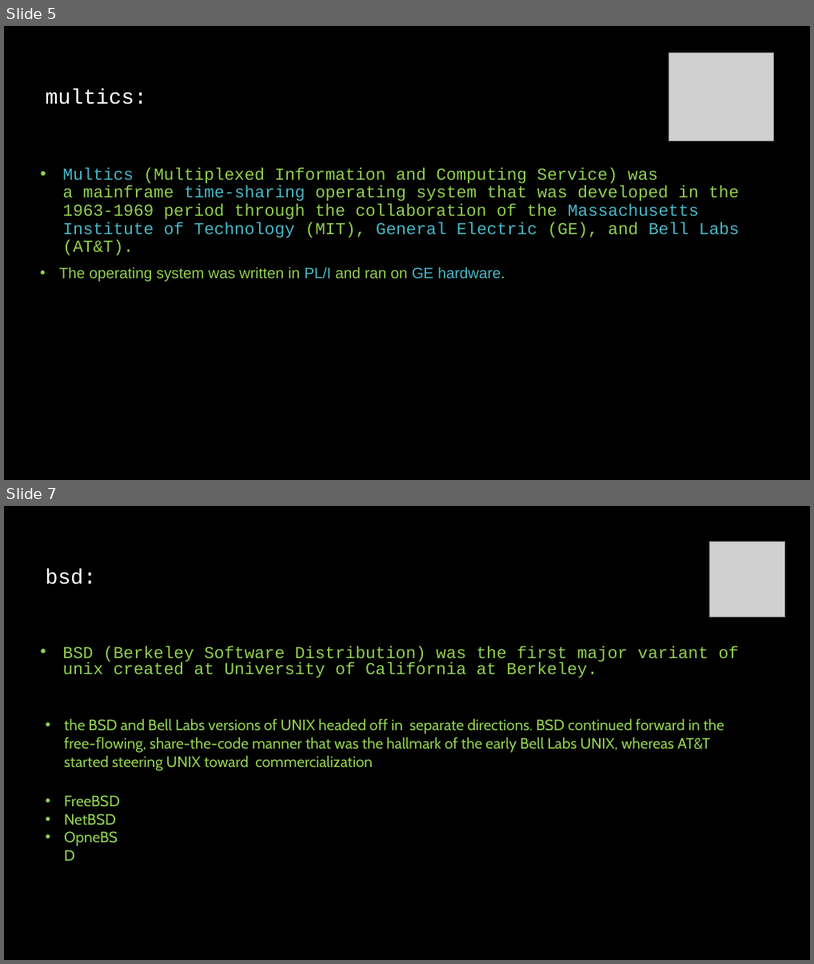
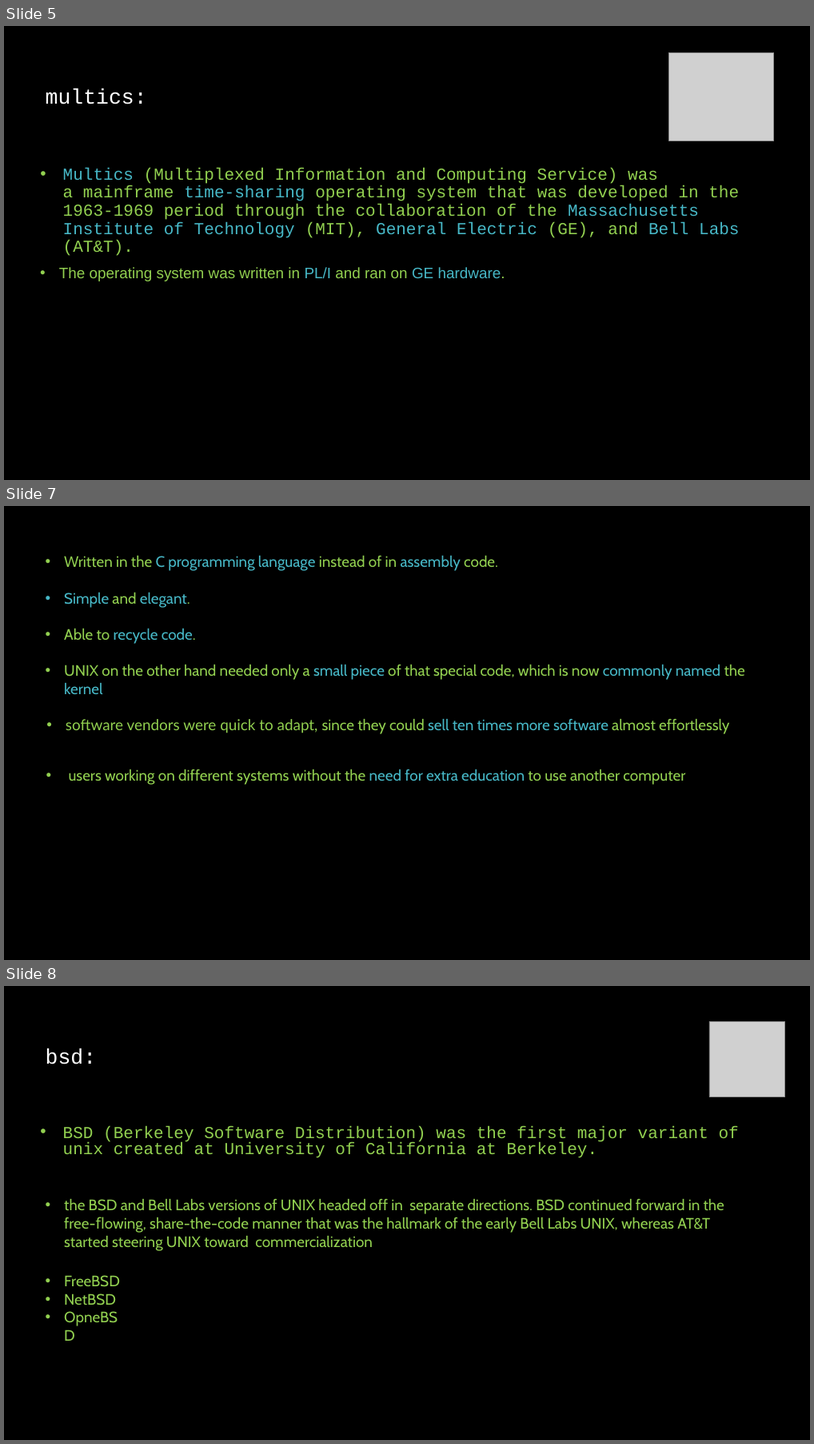
Before and after one commit to linuxfestival/introduction-to-linux-resources, a slide deck: amirkabir_linux_festival.pptx. Shown one above the other, each under a label of ours: slides 5 and 7 before the commit, slides 5, 7 and 8 after it; the slides between them are not shown. The pictures are 814x964 and 814x1444 pixels, drawn with LibreOffice and Linux fonts; fonts in the diff are those of the drawing; grey boxes stand for pictures. Boxes give left, top, right and bottom in pixels: in the first picture for what was removed or moved away, otherwise in the second. Text is boxed around its words. In the diff, an @@ line names an element or a change of style, - is before the commit and + after.

Commit message:
Linux slides added and added some to UNIX slides

```diff
--- a/amirkabir_linux_festival.pptx
+++ b/amirkabir_linux_festival.pptx
@@ slide 7 added at [4,506,810,960], background #000000 @@
@@ text added at [64,556,746,694], 18 pt, text #92D050 @@
+• Written in the C programming language instead of in assembly code.
+• Simple and elegant.
+• Able to recycle code.
+• UNIX on the other hand needed only a small piece of that special code, which is now commonly named the kernel
@@ text added at [66,719,730,734], 18 pt, text #92D050 @@
+• software vendors were quick to adapt, since they could sell ten times more software almost effortlessly
@@ text added at [69,769,686,784], 18 pt, text #92D050 @@
+• users working on different systems without the need for extra education to use another computer
@@ what was slide 7 is now slide 8 @@
```
Also in this commit, not shown: 1 slide changed, 1 other slide added.
